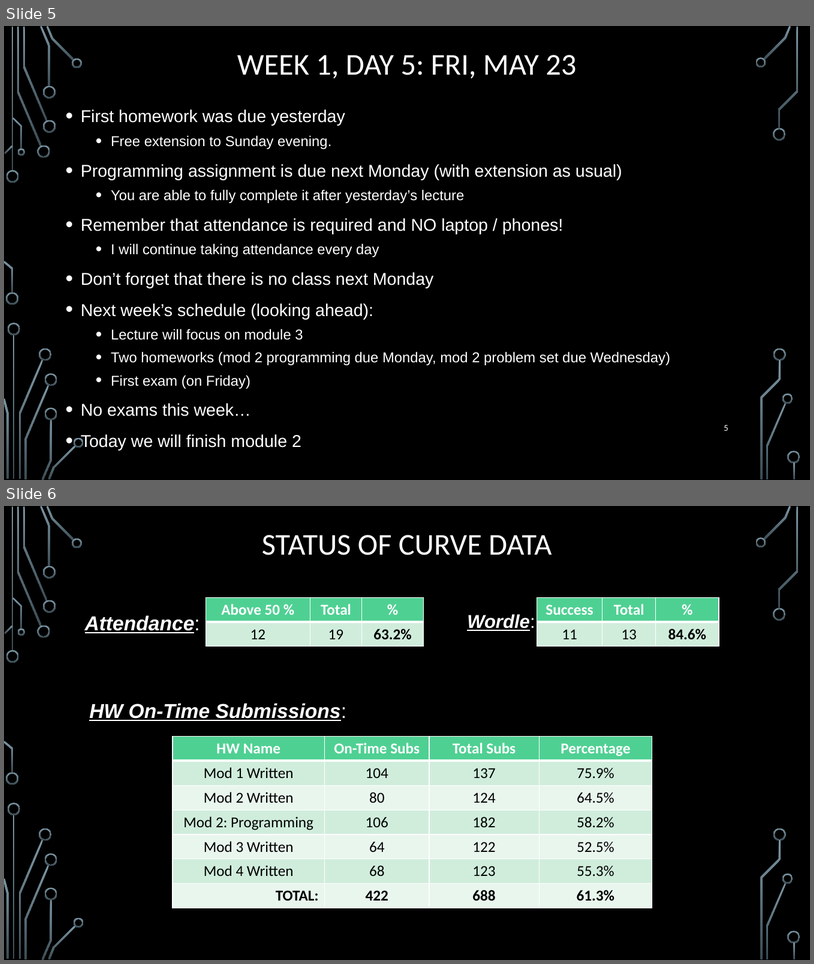
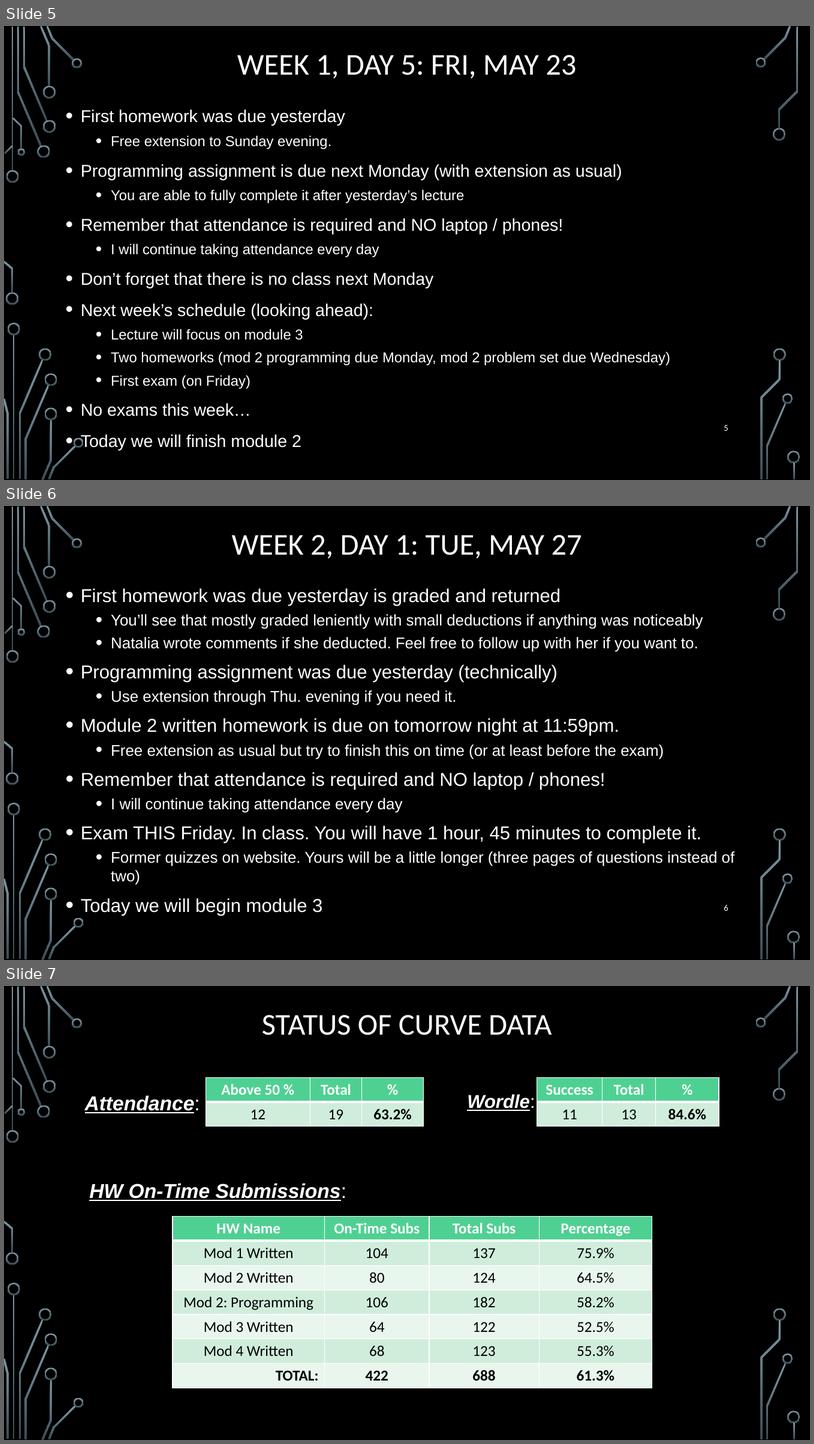
Before and after one commit to markfloryan/dmt2, a slide deck: slides/00-DailyAnnouncements.pptx. Shown one above the other, each under a label of ours: slides 5 and 6 before the commit, slides 5, 6 and 7 after it. The pictures are 814x964 and 814x1444 pixels, drawn with LibreOffice and Linux fonts; fonts in the diff are those of the drawing; background and template pictures are left out. Boxes give left, top, right and bottom in pixels: in the first picture for what was removed or moved away, otherwise in the second. Text is boxed around its words. In the diff, an @@ line names an element or a change of style, - is before the commit and + after.

```diff
--- a/slides/00-DailyAnnouncements.pptx
+++ b/slides/00-DailyAnnouncements.pptx
@@ slide 6 added at [4,506,810,960], background picture (left out); not listed: 36 template elements that a slide beside it also shows @@
@@ title added at [232,535,582,559], 36 pt, text #FFFFFF @@
+WEEK 2, DAY 1: TUE, MAY 27
@@ text added at [81,588,735,915], 18.5 pt, text #FFFFFF @@
+• First homework was due yesterday is graded and returned
+  • You’ll see that mostly graded leniently with small deductions if anything was noticeably
+  • Natalia wrote comments if she deducted. Feel free to follow up with her if you want to.
+• Programming assignment was due yesterday (technically)
+  • Use extension through Thu. evening if you need it.
+• Module 2 written homework is due on tomorrow night at 11:59pm.
+  • Free extension as usual but try to finish this on time (or at least before the exam)
+• Remember that attendance is required and NO laptop / phones!
+  • I will continue taking attendance every day
+• Exam THIS Friday. In class. You will have 1 hour, 45 minutes to complete it.
+  • Former quizzes on website. Yours will be a little longer (three pages of questions instead of two)
+• Today we will begin module 3
@@ page number added at [724,904,728,910], 10.5 pt, text #FFFFFF @@
+6
@@ what was slide 6 is now slide 7 @@
```
Also in this commit, not shown: 1 other file.
